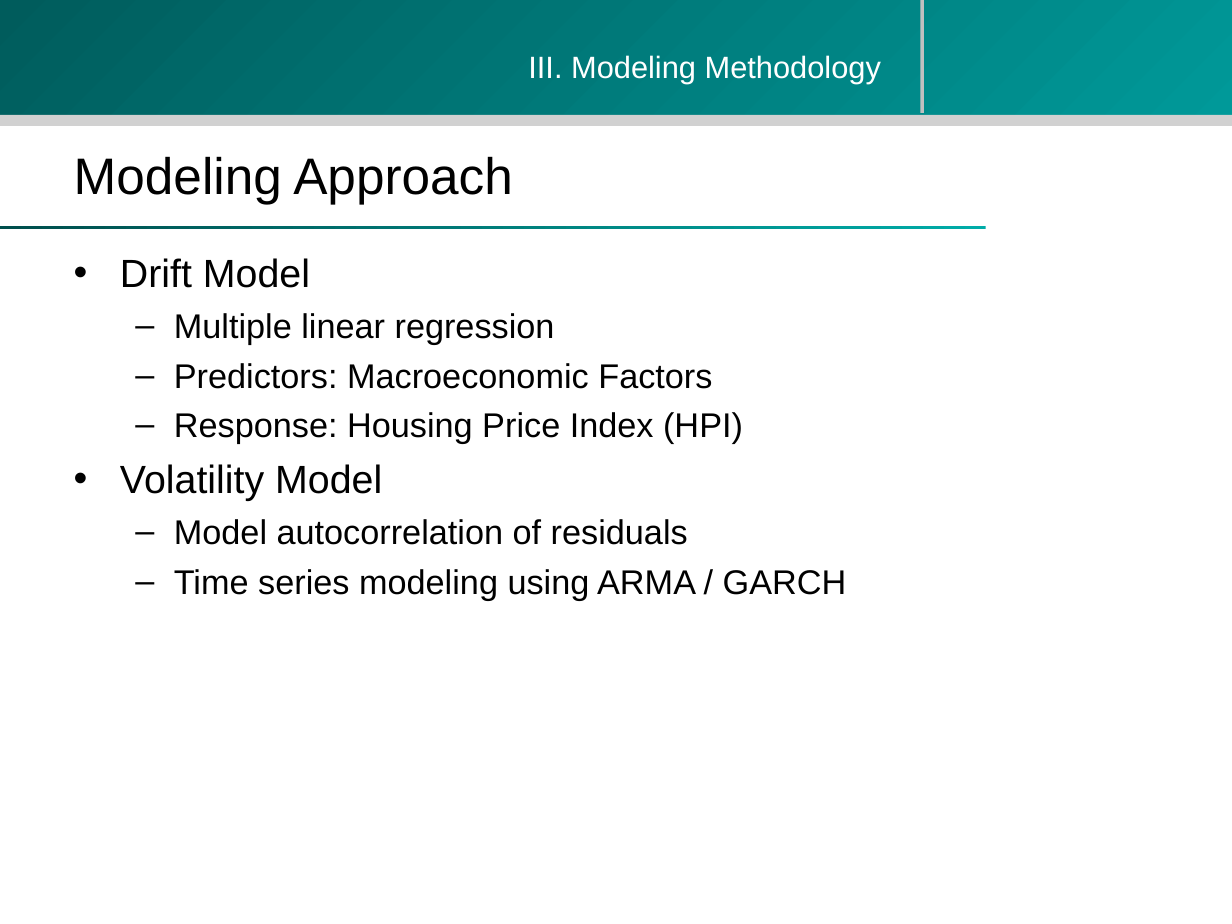
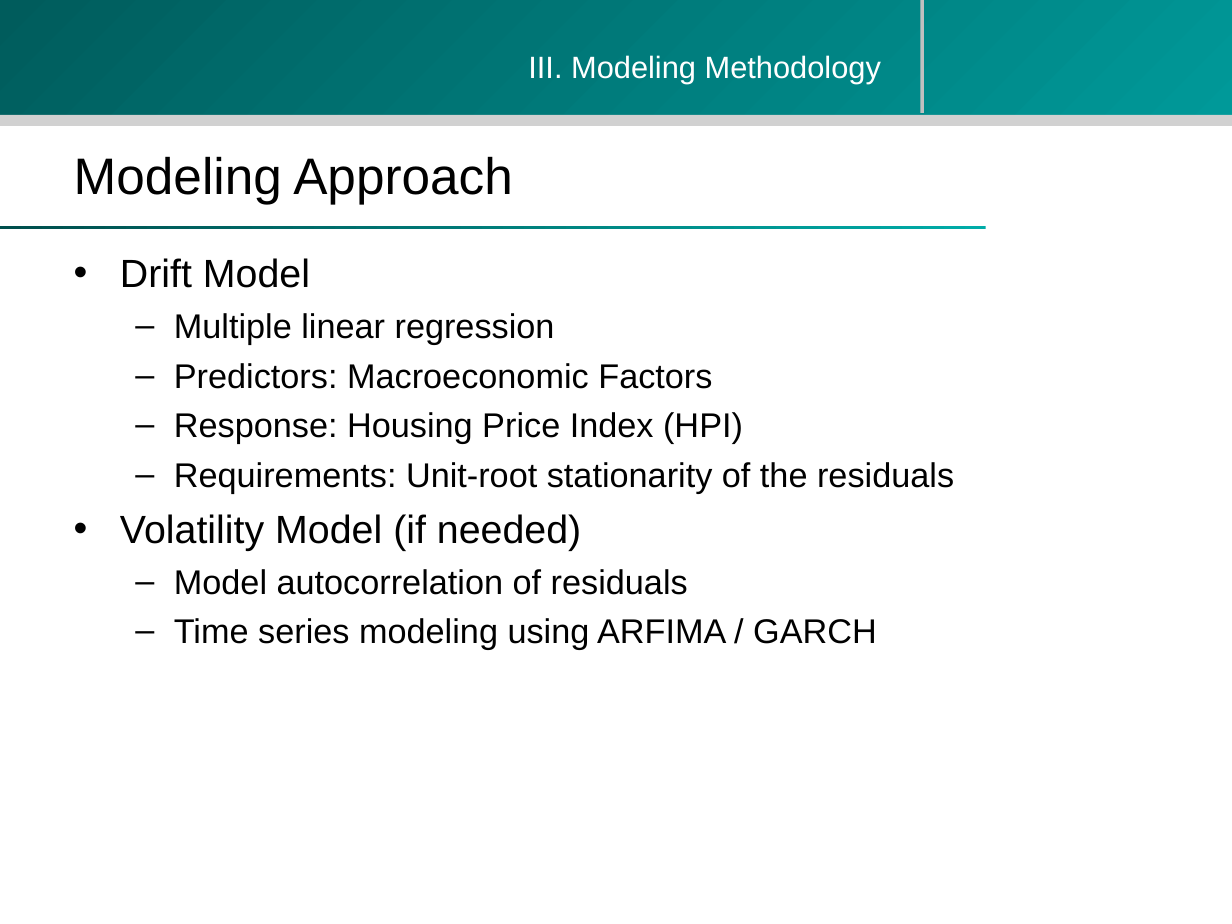
Before and after one commit to zhouzhenghui/svnrepository, a slide deck: slide 12 of SVNRepository/Presentation/M.Eng Final Presentation-take2.ppt (slide 11 before the commit). Drawn at 1232x924 pixels with LibreOffice and Linux fonts; fonts in the diff are those of the drawing; background and template pictures are left out. Boxes give left, top, right and bottom in pixels: in the first picture for what was removed or moved away, otherwise in the second. Text is boxed around its words. In the diff, an @@ line names an element or a change of style, - is before the commit and + after.

```diff
--- a/SVNRepository/Presentation/M.Eng Final Presentation-take2.ppt
+++ b/SVNRepository/Presentation/M.Eng Final Presentation-take2.ppt
@@ text at (x1=120, y1=462, x2=954, y2=551): text changed; size 23 to 20 pt @@
-• Volatility Model
+  – Requirements: Unit-root stationarity of the residuals
+• Volatility Model (if needed)
@@ text at (x1=174, y1=618, x2=877, y2=650): text changed @@
-  – Time series modeling using ARMA / GARCH
+  – Time series modeling using ARFIMA / GARCH
```
Also in this commit, not shown: 5 other slides changed, 1 slide added, 1 slide removed.
